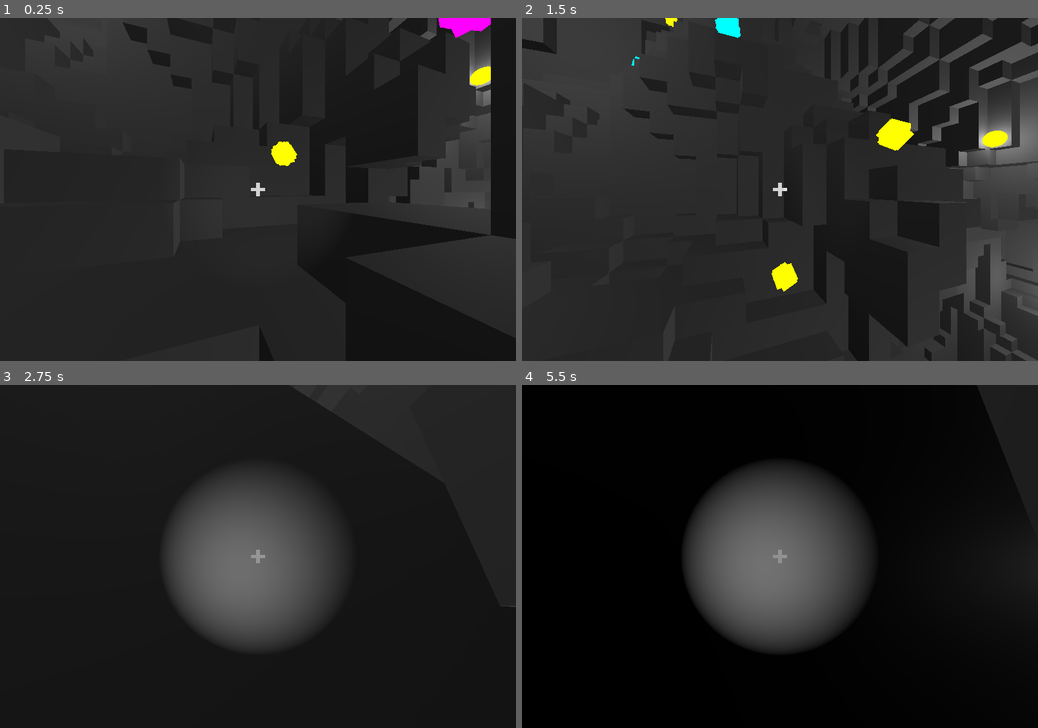
Above: before the commit, frames 1-4 (two rows, left to right).
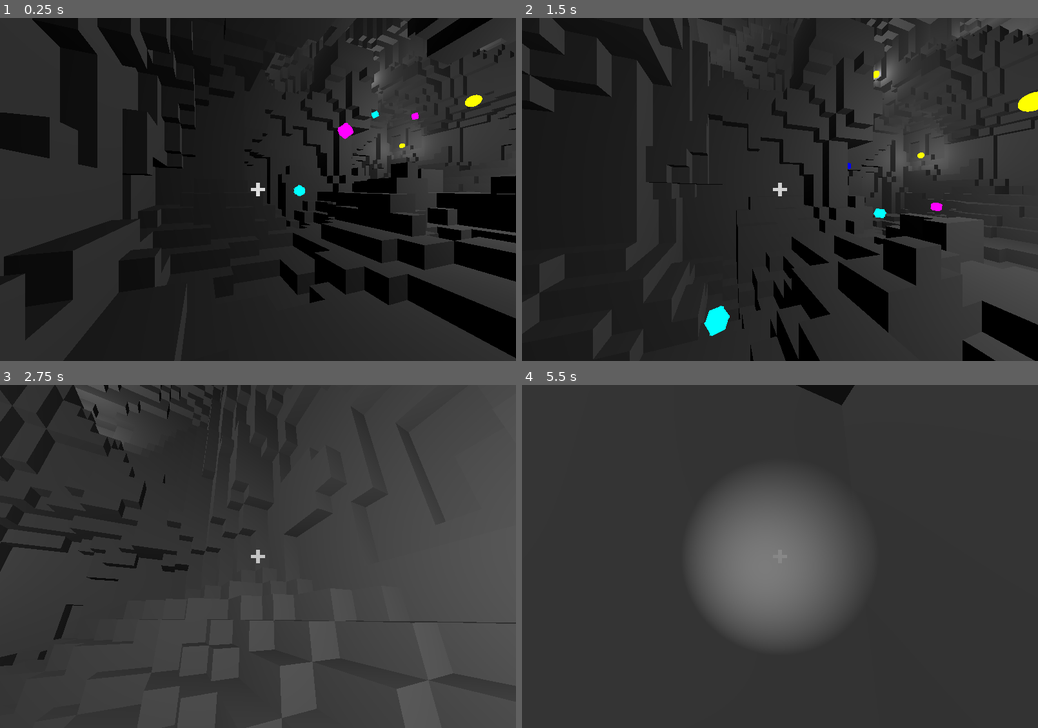
Above: after the commit, the same moments.

Repository: RoquefortCheese/AOU
Game: Godot game, scene res://main.tscn
Same seed, same stepped clock (60 frames per second), same inputs: the game is played once before the commit and once after it. The engine's default icon, where the game draws it, is replaced by a stand-in: a white triangle on a blue panel in a dark square.
Inputs (mouse positions are in pixels of both pictures, inside the frame that each line leads up to):
- Up to frame 1 (0.25 s): no input
- Up to frame 2 (1.5 s): tap Enter at 0.5 s; move the mouse to (893, 172) at 0.52 s; hold Right (right) 0.53-1.28 s; hold Right mouse button (rightclick) 0.53-1.28 s; tap Space (jump) at 0.77 s; move the mouse to (676, 206) at 1.27 s; hold Down (back) from 1.28 s (still down); click (676, 206) at 1.35 s
- Up to frame 3 (2.75 s): tap Space (jump) at 1.52 s; right-click (154, 573) at 1.55 s; move the mouse to (268, 549) at 2.02 s; release Down (back) at 2.03 s; hold Up (forward) from 2.03 s (still down); hold Right mouse button (rightclick) from 2.03 s (still down)
- Up to frame 4 (5.5 s): keep holding Up (forward); move the mouse to (774, 563) at 2.77 s; release Right mouse button (rightclick) at 2.78 s; tap Alt at 2.85 s; tap Space (jump) at 3.02, 3.77, 4.52 s; right-click (774, 563) at 3.05 s; move the mouse to (816, 559) at 3.52 s; hold Right mouse button (rightclick) 3.53-4.28 s; tap Shift at 3.6 s; move the mouse to (738, 553) at 4.27 s; right-click (738, 553) at 4.35 s; move the mouse to (785, 556) at 5.02 s; press the mouse at (785, 556) at 5.03 s; right-click (785, 556) at 5.3 s

The runs differ from the first frame. In frame 1, 28% of the frame differs, in the area x 0-100%, y 0-100%; in frame 2, 28%; in frame 3, 75%; in frame 4, 83%.

Commit message:
improved anomaly physics

Diff:
--- a/anomaly.gd
+++ b/anomaly.gd
@@ -2,11 +2,14 @@
 
 const floatconst = 4
 const wobbleconst = 4
-const friction = -4
+const followconst = 2
+const heightfriction = -4
+const flatfriction = -1
 @export var boxmesh: BoxMesh
 
 var boxes: Array[MeshInstance3D]
 var spinvels: Dictionary[MeshInstance3D, Vector3]
+var acceleration: Vector3
 var chamber: Node
 var color: Color
 var offset: float
@@ -24,25 +27,43 @@
 		add_child(box)
 
 func _physics_process(delta: float):
+	acceleration = Vector3.ZERO
 	spinboxes(delta)
-	hover(delta)
+	follow()
+	hover()
+	domath(delta)
+	move_and_slide()
 
 func spinboxes(delta: float):
 	for box in boxes:
 		for axis in range(3):
 			box.rotation[axis] += spinvels[box][axis] * delta
 
-func hover(delta: float):
-	velocity.y *= exp(friction) ** delta
-	velocity.y += wobbleconst * sin(Global.time() * PI + offset) * delta
+func hover():
+	acceleration.y += wobbleconst * sin(Global.time() * PI + offset)
 	var grounddist = INF
 	for x in [-0.4, 0.4]:
 		for z in [-0.4, 0.4]:
-			var voxel = floor(position + Vector3(x, 0, z))
+			var voxel = floor(position + Vector3(x, 1, z))
 			if voxel in chamber.groundmap:
 				var ground = chamber.groundmap[voxel]
 				grounddist = min(grounddist, position.y - ground.y)
+	var nextpath = floor(position + Global.flatten(acceleration).normalized() * 0.8)
+	if nextpath in chamber.groundmap:
+		nextpath = chamber.groundmap[nextpath]
+	while nextpath not in chamber.groundmap and nextpath in chamber.voxmap:
+		nextpath.y += 1
+	if nextpath in chamber.voxmap:
+		grounddist = min(grounddist, position.y - nextpath.y)
 	if grounddist != INF:
 		var error = grounddist - 1
-		velocity.y += floatconst * error ** 2 * -sign(error) * delta
-	move_and_slide()
+		acceleration.y += min(floatconst * error ** 2, 32) * -sign(error)
+
+func follow():
+	acceleration += Global.flatten(Global.player.position - position).normalized() * followconst
+
+func domath(delta: float):
+	velocity.y *= exp(heightfriction) ** delta
+	velocity.x *= exp(flatfriction) ** delta
+	velocity.z *= exp(flatfriction) ** delta
+	velocity += acceleration * delta
--- a/chamber.gd
+++ b/chamber.gd
@@ -22,7 +22,6 @@
 
 func rescale(value: float, min: float, max: float):
 	return value * (max - min) / 2 + (max + min) / 2
-
 
 func dicechoose(array: Array):
 	return array[dice.randi_range(0, len(array) - 1)]
@@ -185,9 +184,9 @@
 		add_child(sphere)
 
 func anomalize():
-	for i in range(len(air) * 0.001):
+	for i in range(len(air) * 0.0004):
 		var anomaly = anomscene.instantiate()
-		anomaly.create(self, dicechoose([Color.MAGENTA, Color.YELLOW, Color.CYAN]))
+		anomaly.create(self, dicechoose([Color.MAGENTA, Color.BLUE, Color.CYAN]))
 		anomaly.position = randomair() + Vector3(0.5, 1, 0.5)
 		add_child(anomaly)
 
--- a/global.gd
+++ b/global.gd
@@ -8,7 +8,10 @@
 var world: Node
 
 func dist(point1: Vector3, point2: Vector3):
-	return sqrt((point2.x - point1.x) ** 2 + (point2.y - point1.y) ** 2 + (point2.z - point1.z) ** 2)
+	return (point2 - point1).length()
 
 func time():
 	return (Time.get_ticks_msec() - world.starttime) / 1000
+
+func flatten(vector: Vector3):
+	return vector * Vector3(1, 0, 1)
